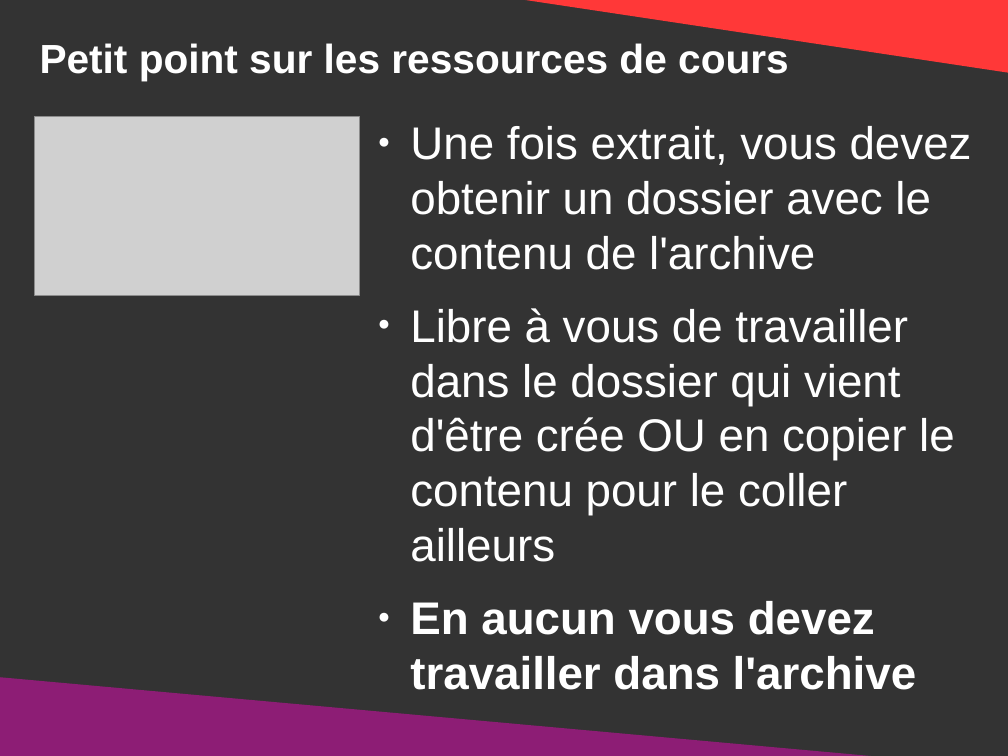
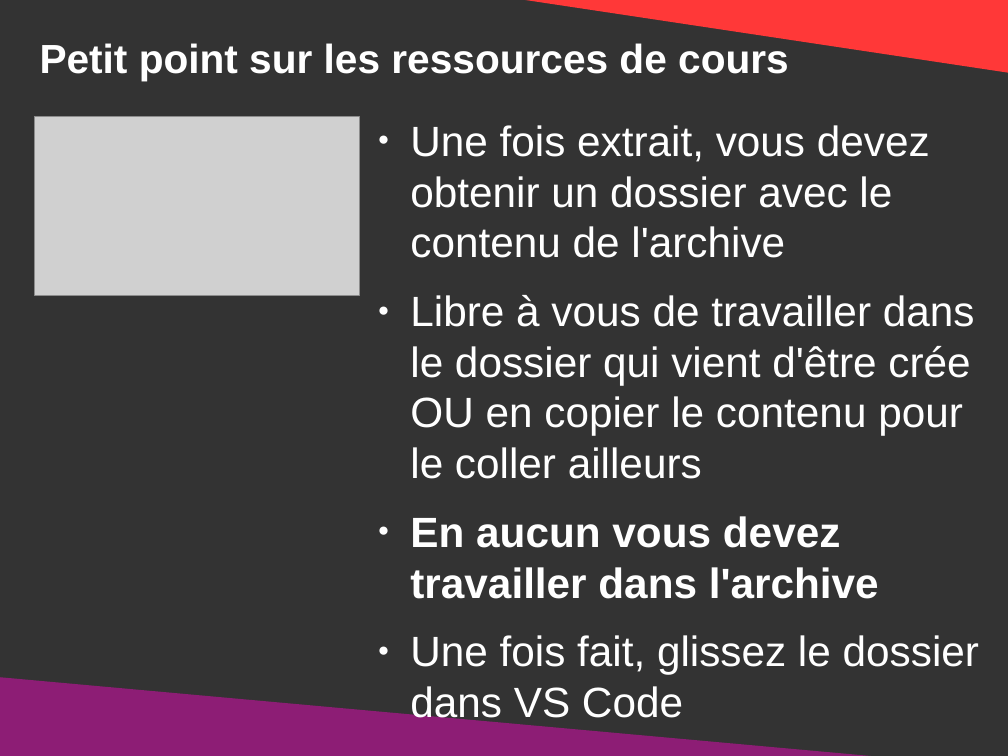
Before and after one commit to DanYellow/presentations, a slide deck: slide 2 of mmi/html/autres/didacticiel-ressources-archives.odp. Drawn at 1008x756 pixels with LibreOffice and Linux fonts; fonts in the diff are those of the drawing; grey boxes stand for pictures. Boxes give left, top, right and bottom in pixels: in the first picture for what was removed or moved away, otherwise in the second. Text is boxed around its words. In the diff, an @@ line names an element or a change of style, - is before the commit and + after.

```diff
--- a/mmi/html/autres/didacticiel-ressources-archives.odp
+++ b/mmi/html/autres/didacticiel-ressources-archives.odp
@@ text at <box>410,125,975,599</box>: size 36 to 33.3 pt in "Une fois extrait, vous devez obtenir un ...", "Libre à vous de travailler dans le ...", "En aucun vous devez travailler dans l'archive" @@
@@ text at <box>410,635,979,725</box>: paragraph added @@
+● Une fois fait, glissez le dossier dans VS Code
```
Also in this commit, not shown: 8 other files.
